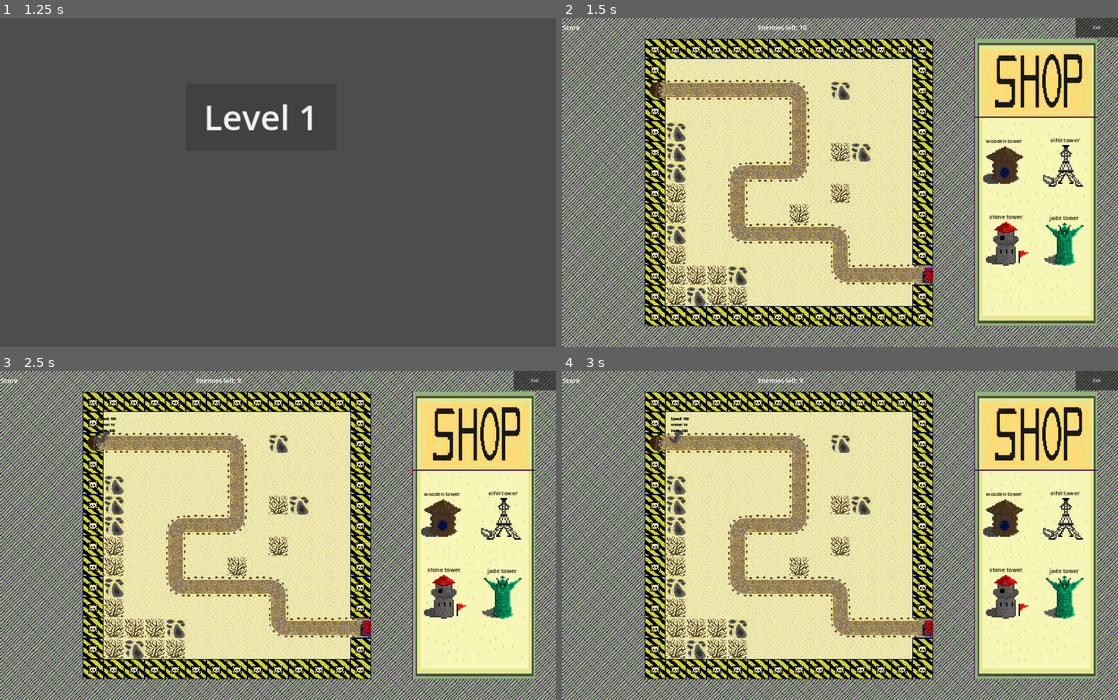
Above: before the commit, frames 1-4 (two rows, left to right).
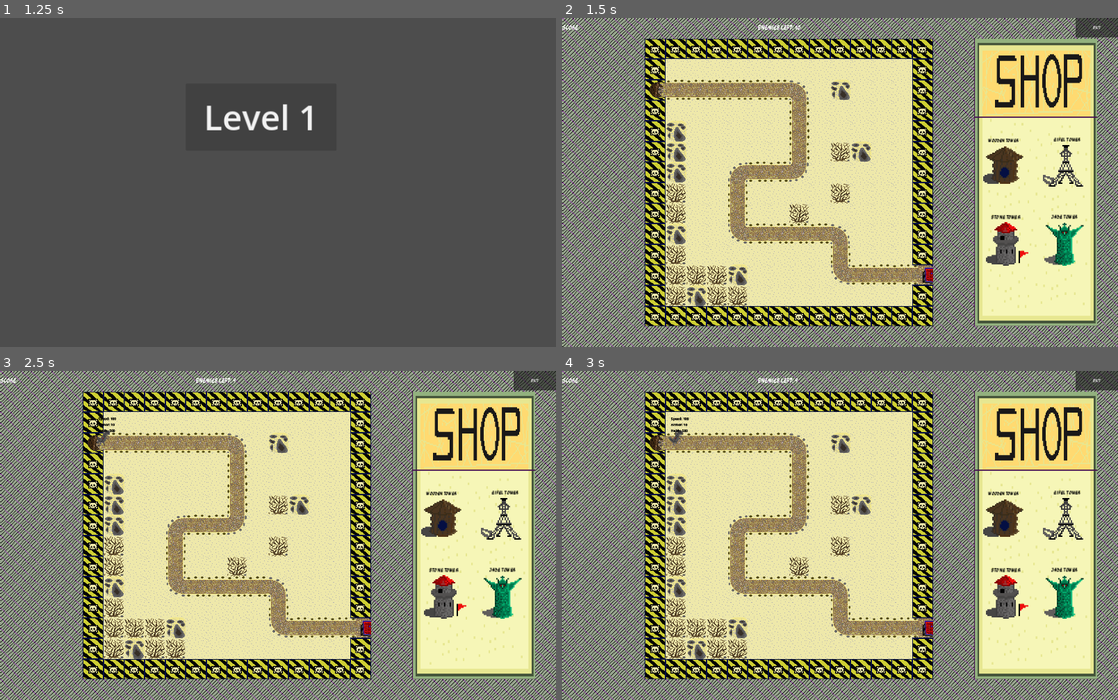
Above: after the commit, the same moments.

Repository: viselogya/FAMCS_TD_GAME_GODOT
Game: Godot game, scene res://menu.tscn
Two runs of this game, one before a commit and one after it. Both use one fixed random seed, a clock stepped at 60 frames per second and the inputs below.
Inputs (mouse positions are in pixels of both pictures, inside the frame that each line leads up to):
- Up to frame 1 (1.25 s): click "Play" at 0.5 s
- Up to frame 2 (1.5 s): click "Level 1" at 1.25 s
- Up to frame 3 (2.5 s): tap Enter at 2 s; move the mouse to (400, 519) at 2.02 s; click (400, 519) at 2.17 s
- Up to frame 4 (3 s): move the mouse to (728, 551) at 2.77 s; click (728, 551) at 2.92 s

Frame 1 is identical in both runs. In frame 2, 0.4% of the frame differs, in the area x 0-97%, y 2-63%; in frame 3, 0.4%; in frame 4, 0.4%.

Commit message:
* добавил шрифт * вынес upgrade_menu в отдельную сцену

Diff:
--- /dev/null
+++ b/StoneTower.gd
@@ -0,0 +1,8 @@
+extends Tower
+
+signal tower_node(node)
+
+# Called when the node enters the scene tree for the first time.
+func _ready():
+	super._ready()
+	tower_node.emit(self)
--- a/Towers/tower.gd
+++ b/Towers/tower.gd
@@ -20,7 +20,15 @@
 
 var bullet_scene = preload("res://Towers/wooden_bullet.tscn")
 
-func _process(delta): # может быть надо будет переделать
+var tower_scene = preload("res://Towers/wooden_tower/wooden_tower.tscn")
+
+
+func _ready():
+	$upgrade_menu.update.connect(_on_upgrade_pressed)
+	$upgrade_menu.cell.connect(_on_cell_pressed)
+
+
+func _process(delta):
 	if watching_enemies.is_empty() == false:
 		current_state = states.ACTIVE
 		$animation_wooden_tower.set_animation("active")
--- /dev/null
+++ b/Towers/wooden_tower/wooden_tower.gd
@@ -0,0 +1,6 @@
+extends Tower
+
+
+# Called when the node enters the scene tree for the first time.
+func _ready():
+	super._ready()
--- a/Towers/wooden_tower/wooden_tower.tscn
+++ b/Towers/wooden_tower/wooden_tower.tscn
@@ -1,12 +1,10 @@
-[gd_scene load_steps=8 format=3 uid="uid://c3x410vm6ijfu"]
+[gd_scene load_steps=9 format=3 uid="uid://c3x410vm6ijfu"]
 
-[ext_resource type="Script" path="res://Towers/tower.gd" id="1_pacw5"]
+[ext_resource type="Script" path="res://Towers/wooden_tower/wooden_tower.gd" id="1_42rtt"]
 [ext_resource type="PackedScene" uid="uid://d4c1ncu1dfiha" path="res://Towers/wooden_bullet.tscn" id="2_jfm5i"]
 [ext_resource type="Texture2D" uid="uid://c8bbdkkqb4w82" path="res://Towers/wooden_tower/7.2.1.png" id="2_wj1x7"]
 [ext_resource type="Texture2D" uid="uid://bfj25new42fu2" path="res://Towers/wooden_tower/7.2.png" id="3_k6bi7"]
-
-[sub_resource type="CircleShape2D" id="CircleShape2D_c6qfm"]
-radius = 300.0
+[ext_resource type="PackedScene" uid="uid://dkliv62b0lxb" path="res://upgrade_menu.tscn" id="5_2ytw5"]
 
 [sub_resource type="SpriteFrames" id="SpriteFrames_t1gjs"]
 animations = [{
@@ -27,23 +25,17 @@
 "speed": 5.0
 }]
 
+[sub_resource type="CircleShape2D" id="CircleShape2D_c6qfm"]
+radius = 300.0
+
 [sub_resource type="RectangleShape2D" id="RectangleShape2D_lw8mq"]
 size = Vector2(96, 96)
 
 [node name="wooden_tower" type="Node2D"]
 z_index = 6
-script = ExtResource("1_pacw5")
-reload_time = 1.0
+script = ExtResource("1_42rtt")
 
 [node name="wooden_bullet" parent="." instance=ExtResource("2_jfm5i")]
-
-[node name="visibility_radius" type="Area2D" parent="."]
-collision_layer = 2
-collision_mask = 4
-
-[node name="CollisionShape2D" type="CollisionShape2D" parent="visibility_radius"]
-position = Vector2(48, 48)
-shape = SubResource("CircleShape2D_c6qfm")
 
 [node name="animation_wooden_tower" type="AnimatedSprite2D" parent="."]
 sprite_frames = SubResource("SpriteFrames_t1gjs")
@@ -51,31 +43,18 @@
 autoplay = "passive"
 offset = Vector2(48, 48)
 
+[node name="visibility_radius" type="Area2D" parent="animation_wooden_tower"]
+collision_layer = 2
+collision_mask = 4
+
+[node name="CollisionShape2D" type="CollisionShape2D" parent="animation_wooden_tower/visibility_radius"]
+position = Vector2(48, 48)
+shape = SubResource("CircleShape2D_c6qfm")
+
 [node name="reload_timer" type="Timer" parent="."]
 one_shot = true
 
-[node name="upgrade_menu" type="HBoxContainer" parent="."]
-visible = false
-offset_left = -40.0
-offset_top = -50.0
-offset_right = 57.0
-offset_bottom = -28.0
-scale = Vector2(2, 2)
-
-[node name="upgrade" type="Button" parent="upgrade_menu"]
-layout_mode = 2
-theme_override_font_sizes/font_size = 10
-text = "Upg"
-
-[node name="cell" type="Button" parent="upgrade_menu"]
-layout_mode = 2
-theme_override_font_sizes/font_size = 10
-text = "Cell"
-
-[node name="move" type="Button" parent="upgrade_menu"]
-layout_mode = 2
-theme_override_font_sizes/font_size = 10
-text = "Move"
+[node name="upgrade_menu" parent="." instance=ExtResource("5_2ytw5")]
 
 [node name="upgrade_menu_button" type="TouchScreenButton" parent="."]
 position = Vector2(48, 48)
@@ -83,9 +62,7 @@
 
 [node name="Node2D" type="Node2D" parent="."]
 
-[connection signal="area_entered" from="visibility_radius" to="." method="_on_visibility_radius_area_entered"]
-[connection signal="area_exited" from="visibility_radius" to="." method="_on_visibility_radius_area_exited"]
+[connection signal="area_entered" from="animation_wooden_tower/visibility_radius" to="." method="_on_visibility_radius_area_entered"]
+[connection signal="area_exited" from="animation_wooden_tower/visibility_radius" to="." method="_on_visibility_radius_area_exited"]
 [connection signal="timeout" from="reload_timer" to="." method="_on_reload_timer_timeout"]
-[connection signal="pressed" from="upgrade_menu/upgrade" to="." method="_on_upgrade_pressed"]
-[connection signal="pressed" from="upgrade_menu/cell" to="." method="_on_cell_pressed"]
 [connection signal="pressed" from="upgrade_menu_button" to="." method="_on_upgrade_menu_button_pressed"]
--- a/level_1.tscn
+++ b/level_1.tscn
@@ -19,6 +19,7 @@
 [ext_resource type="Texture2D" uid="uid://cldrjpwxbkq1i" path="res://FAMCS.TD_design-main/4.png" id="10_528gp"]
 [ext_resource type="Texture2D" uid="uid://clt5xhnqoq5cf" path="res://FAMCS.TD_design-main/6.2 пусто.png" id="17_j2r15"]
 [ext_resource type="PackedScene" uid="uid://3vhu2q325nlc" path="res://shop.tscn" id="19_tsso5"]
+[ext_resource type="FontFile" uid="uid://bgrcc2vqd6riw" path="res://GaMaamli-Regular.ttf" id="20_xsgmx"]
 
 [sub_resource type="TileSetAtlasSource" id="TileSetAtlasSource_r5t6y"]
 texture = ExtResource("2_jy3as")
@@ -212,6 +213,7 @@
 [node name="Score_label" type="Label" parent="Control/HBoxContainer"]
 layout_mode = 2
 size_flags_horizontal = 2
+theme_override_fonts/font = ExtResource("20_xsgmx")
 theme_override_font_sizes/font_size = 30
 text = "Score"
 
@@ -220,12 +222,14 @@
 size_flags_horizontal = 2
 size_flags_stretch_ratio = 1.63
 theme_override_colors/font_color = Color(1, 1, 1, 1)
+theme_override_fonts/font = ExtResource("20_xsgmx")
 theme_override_font_sizes/font_size = 30
 text = "number_of_waves"
 
 [node name="Exit_button" type="Button" parent="Control/HBoxContainer"]
 custom_minimum_size = Vector2(200, 0)
 layout_mode = 2
+theme_override_fonts/font = ExtResource("20_xsgmx")
 theme_override_font_sizes/font_size = 20
 text = "Exit
 "
--- a/shop.tscn
+++ b/shop.tscn
@@ -1,9 +1,10 @@
-[gd_scene load_steps=8 format=3 uid="uid://3vhu2q325nlc"]
+[gd_scene load_steps=9 format=3 uid="uid://3vhu2q325nlc"]
 
 [ext_resource type="Script" path="res://shop.gd" id="1_pxlnj"]
 [ext_resource type="Texture2D" uid="uid://1a2m1363c717" path="res://FAMCS.TD_design-main/35 shop.png" id="2_1ekqv"]
 [ext_resource type="Texture2D" uid="uid://bfj25new42fu2" path="res://Towers/wooden_tower/7.2.png" id="2_cceu7"]
 [ext_resource type="Texture2D" uid="uid://ibqvme28raam" path="res://Towers/eiffel_tower/9.b.png" id="3_4fvsr"]
+[ext_resource type="FontFile" uid="uid://bgrcc2vqd6riw" path="res://GaMaamli-Regular.ttf" id="4_ldpf8"]
 [ext_resource type="Texture2D" uid="uid://b37oa4pvrf8io" path="res://Towers/stone_tower/8.1.png" id="4_udq4v"]
 [ext_resource type="Texture2D" uid="uid://d2h8cnj25ric1" path="res://Towers/jade_tower/10.1.png" id="5_8a3tq"]
 
@@ -42,11 +43,12 @@
 shape = SubResource("RectangleShape2D_c11yk")
 
 [node name="Label" type="Label" parent="Sprite2D/Control/GridContainer/Sprite2D5"]
-offset_left = 23.0472
-offset_top = -22.0001
-offset_right = 128.047
-offset_bottom = 0.999947
+offset_left = 27.5034
+offset_top = -22.1936
+offset_right = 132.503
+offset_bottom = 0.806492
 theme_override_colors/font_color = Color(0, 0, 0, 1)
+theme_override_fonts/font = ExtResource("4_ldpf8")
 theme_override_font_sizes/font_size = 12
 text = "wooden tower"
 
@@ -61,11 +63,12 @@
 shape = SubResource("RectangleShape2D_c11yk")
 
 [node name="Label" type="Label" parent="Sprite2D/Control/GridContainer/Sprite2D2"]
-offset_left = 21.7538
-offset_top = -20.6667
-offset_right = 126.754
-offset_bottom = 2.33334
+offset_left = 29.0
+offset_top = -21.0
+offset_right = 89.0
+offset_bottom = -5.0
 theme_override_colors/font_color = Color(0, 0, 0, 1)
+theme_override_fonts/font = ExtResource("4_ldpf8")
 theme_override_font_sizes/font_size = 12
 text = "eifel tower"
 
@@ -80,11 +83,12 @@
 shape = SubResource("RectangleShape2D_c11yk")
 
 [node name="Label" type="Label" parent="Sprite2D/Control/GridContainer/Sprite2D3"]
-offset_left = 15.0
-offset_top = -21.0
-offset_right = 90.0
-offset_bottom = -4.0
+offset_left = 19.0163
+offset_top = -18.8235
+offset_right = 94.0163
+offset_bottom = -1.82353
 theme_override_colors/font_color = Color(0, 0, 0, 1)
+theme_override_fonts/font = ExtResource("4_ldpf8")
 theme_override_font_sizes/font_size = 12
 text = "stone tower"
 
@@ -99,11 +103,12 @@
 shape = SubResource("RectangleShape2D_c11yk")
 
 [node name="Label" type="Label" parent="Sprite2D/Control/GridContainer/Sprite2D4"]
-offset_left = 18.9148
-offset_top = -19.3434
-offset_right = 82.9148
-offset_bottom = -2.3434
+offset_left = 22.8587
+offset_top = -19.7647
+offset_right = 86.8587
+offset_bottom = -2.7647
 theme_override_colors/font_color = Color(0, 0, 0, 1)
+theme_override_fonts/font = ExtResource("4_ldpf8")
 theme_override_font_sizes/font_size = 12
 text = "jade tower"
 
--- /dev/null
+++ b/upgrade_menu.gd
@@ -0,0 +1,21 @@
+extends HBoxContainer
+
+signal update()
+signal cell()
+
+# Called when the node enters the scene tree for the first time.
+func _ready():
+	pass # Replace with function body.
+
+
+# Called every frame. 'delta' is the elapsed time since the previous frame.
+func _process(delta):
+	pass
+
+
+func _on_upgrade_pressed():
+	update.emit()
+
+
+func _on_cell_pressed():
+	cell.emit()
--- /dev/null
+++ b/upgrade_menu.tscn
@@ -0,0 +1,29 @@
+[gd_scene load_steps=2 format=3 uid="uid://dkliv62b0lxb"]
+
+[ext_resource type="Script" path="res://upgrade_menu.gd" id="1_vaqb4"]
+
+[node name="upgrade_menu" type="HBoxContainer"]
+offset_left = -40.0
+offset_top = -50.0
+offset_right = 57.0
+offset_bottom = -28.0
+scale = Vector2(2, 2)
+script = ExtResource("1_vaqb4")
+
+[node name="upgrade" type="Button" parent="."]
+layout_mode = 2
+theme_override_font_sizes/font_size = 10
+text = "Upg"
+
+[node name="cell" type="Button" parent="."]
+layout_mode = 2
+theme_override_font_sizes/font_size = 10
+text = "Cell"
+
+[node name="move" type="Button" parent="."]
+layout_mode = 2
+theme_override_font_sizes/font_size = 10
+text = "Move"
+
+[connection signal="pressed" from="upgrade" to="." method="_on_upgrade_pressed"]
+[connection signal="pressed" from="cell" to="." method="_on_cell_pressed"]
Binary file added: GaMaamli-Regular.ttf
Not shown, changed: GaMaamli-Regular.ttf.import
Binary file removed: arialmt.ttf
Not shown: 1 places in level_1.tscn that only renumber resources
